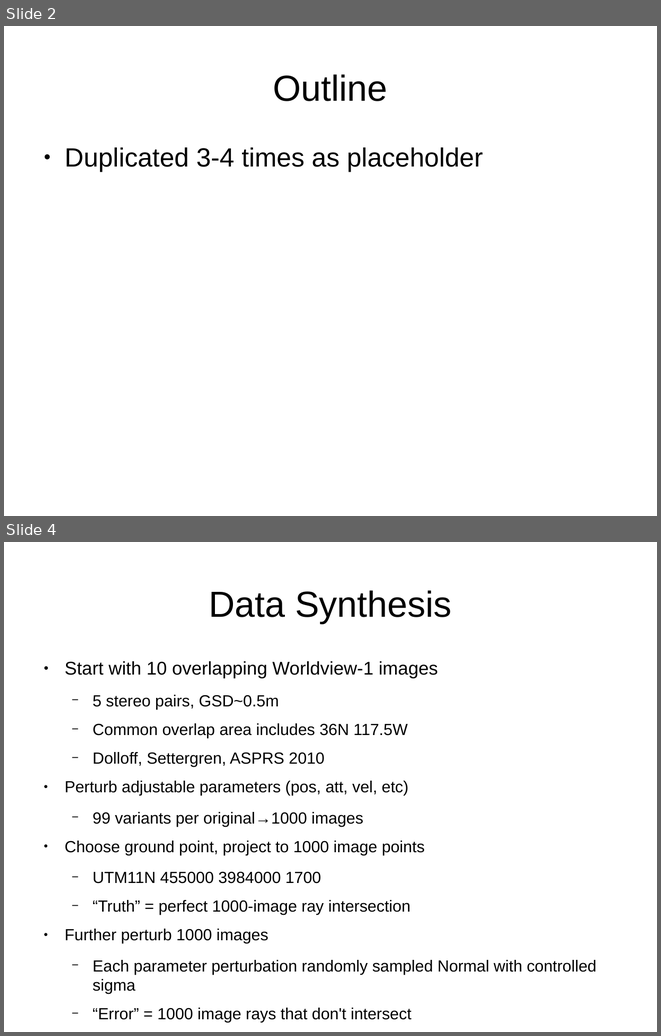
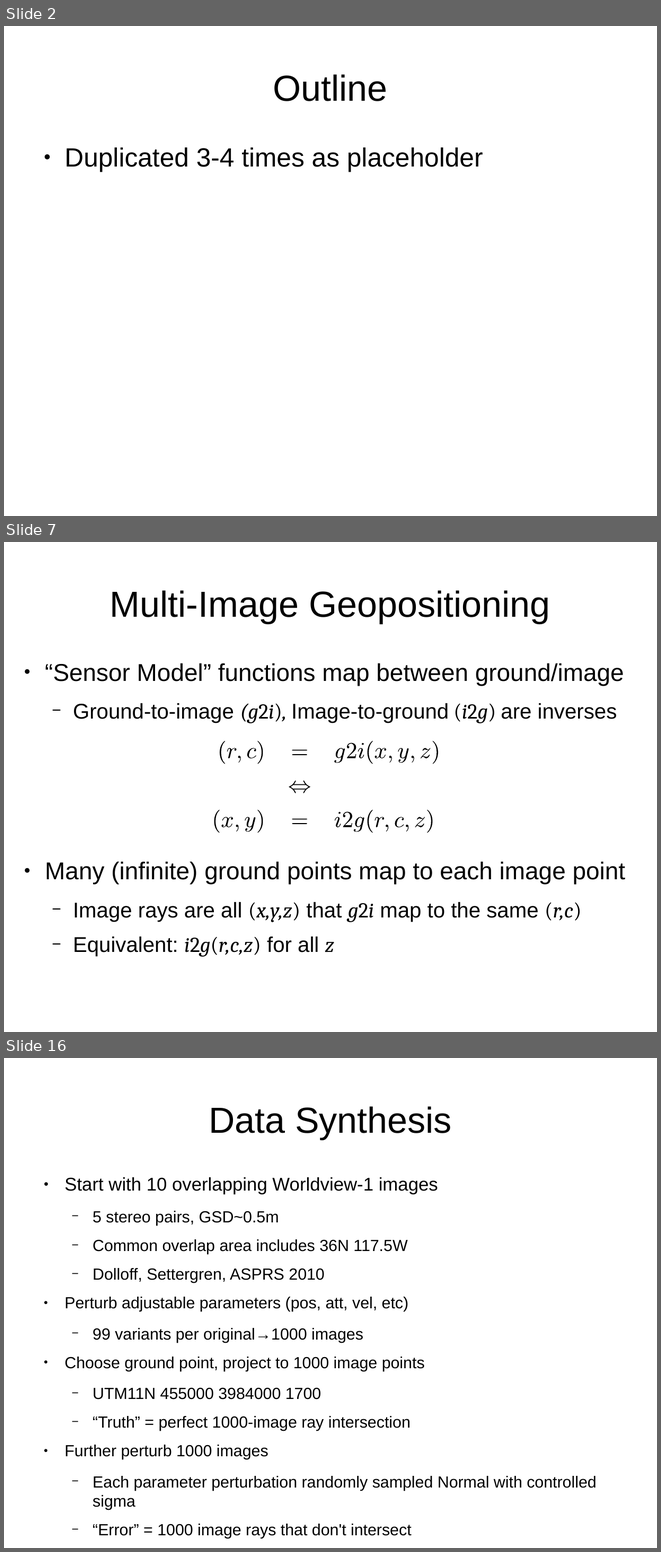
Before and after one commit to sethmerickel/Multi-Image-Geopositioning, a slide deck: papers/asprs2017.odp. Shown one above the other, each under a label of ours: slides 2 and 4 before the commit, slides 2, 7 and 16 after it; the slides between them are not shown. The pictures are 661x1036 and 661x1552 pixels, drawn with LibreOffice and Linux fonts; fonts in the diff are those of the drawing. Boxes give left, top, right and bottom in pixels: in the first picture for what was removed or moved away, otherwise in the second. Text is boxed around its words. In the diff, an @@ line names an element or a change of style, - is before the commit and + after.

```diff
--- a/papers/asprs2017.odp
+++ b/papers/asprs2017.odp
@@ slide 7 added at box(4, 542, 657, 1032), background #FFFFFF @@
@@ title added at box(110, 590, 550, 623), 44 pt, text #000000 @@
+Multi-Image Geopositioning
@@ text added at box(45, 663, 626, 956), 25.9 pt, text #000000 @@
+● “Sensor Model” functions map between ground/image
+  − Ground-to-image (g2i), Image-to-ground (i2g) are inverses
+● Many (infinite) ground points map to each image point
+  − Image rays are all (x,y,z) that g2i map to the same (r,c)
+  − Equivalent: i2g(r,c,z) for all z
@@ group added at box(214, 741, 438, 833): 33 freeform shapes @@
@@ what was slide 4 is now slide 16 @@
```
Also in this commit, not shown: 1 slide changed, 11 other slides added.
